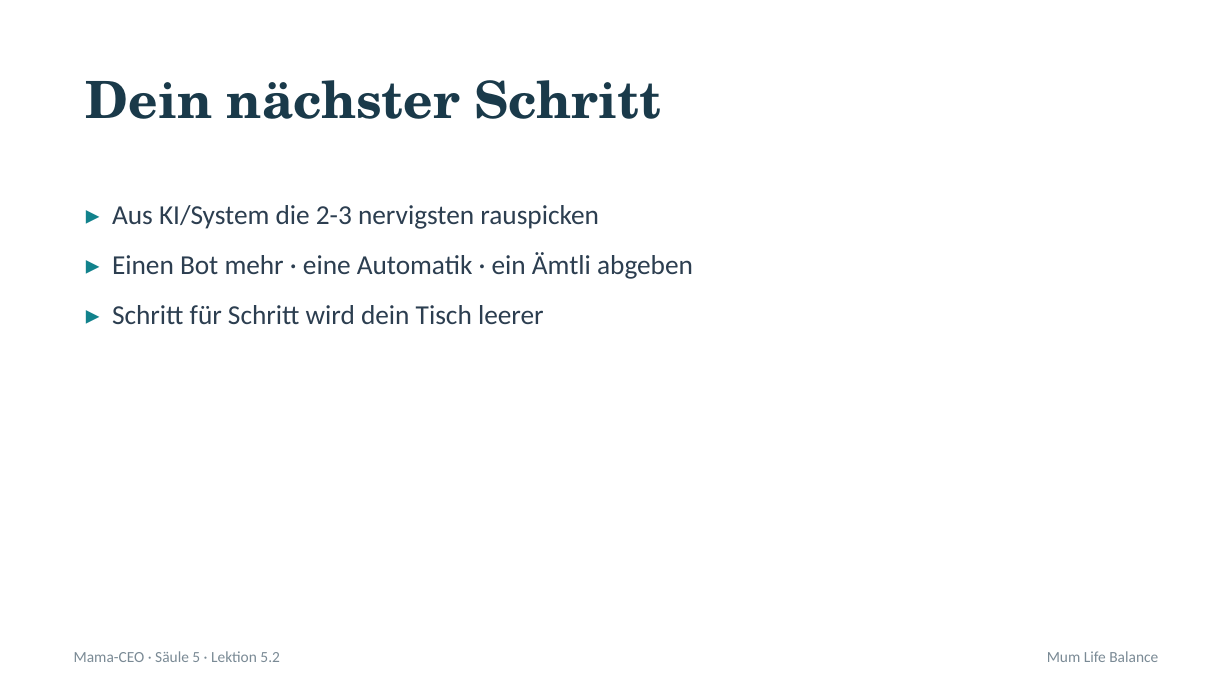
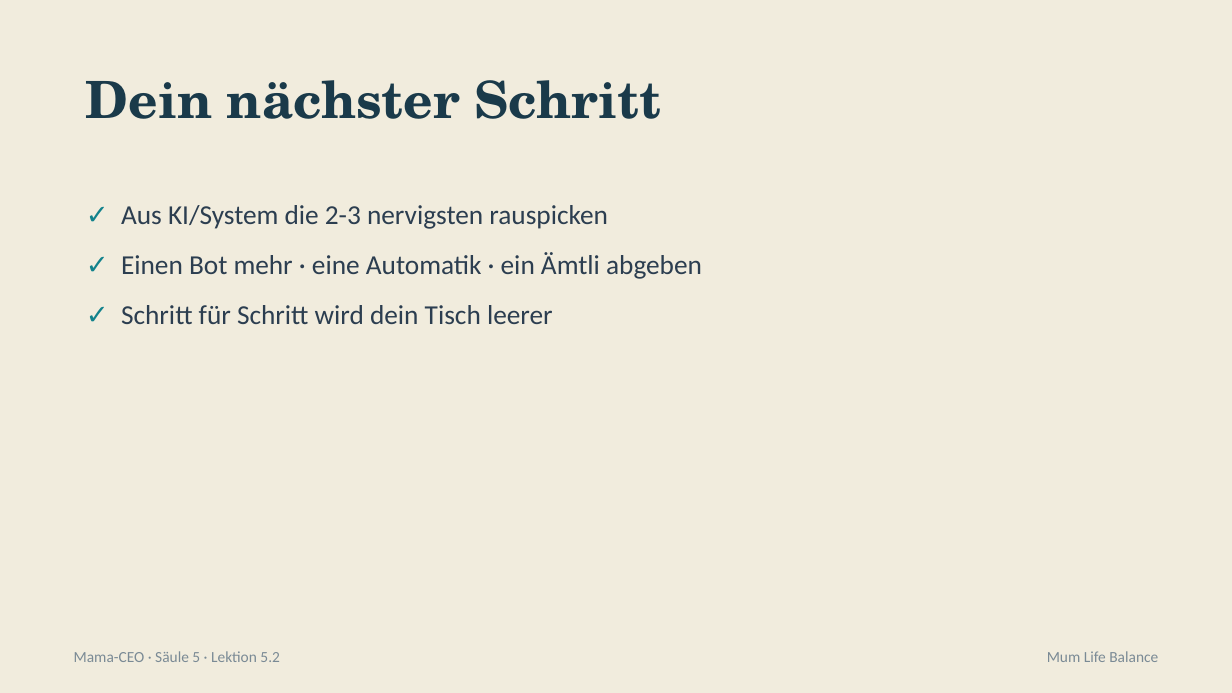
Before and after one commit to pnulmann-hue/mumlifebalance-workspace, a slide deck: slide 11 of outputs/produkte/mama-ceo/03-praesentationen/saeule-5/02-lektion-5-2.pptx. Drawn at 1232x693 pixels with LibreOffice and Linux fonts; fonts in the diff are those of the drawing. Boxes give left, top, right and bottom in pixels: in the first picture for what was removed or moved away, otherwise in the second. Text is boxed around its words. In the diff, an @@ line names an element or a change of style, - is before the commit and + after.

```diff
--- a/outputs/produkte/mama-ceo/03-praesentationen/saeule-5/02-lektion-5-2.pptx
+++ b/outputs/produkte/mama-ceo/03-praesentationen/saeule-5/02-lektion-5-2.pptx
@@ background #FFFFFF to #F1ECDD @@
@@ text at [121,205,702,324]: text changed @@
-▸ Aus KI/System die 2-3 nervigsten rauspicken
-▸ Einen Bot mehr · eine Automatik · ein Ämtli abgeben
-▸ Schritt für Schritt wird dein Tisch leerer
+✓ Aus KI/System die 2-3 nervigsten rauspicken
+✓ Einen Bot mehr · eine Automatik · ein Ämtli abgeben
+✓ Schritt für Schritt wird dein Tisch leerer
```
Also in this commit, not shown: 11 other slides changed, 13 other files.
